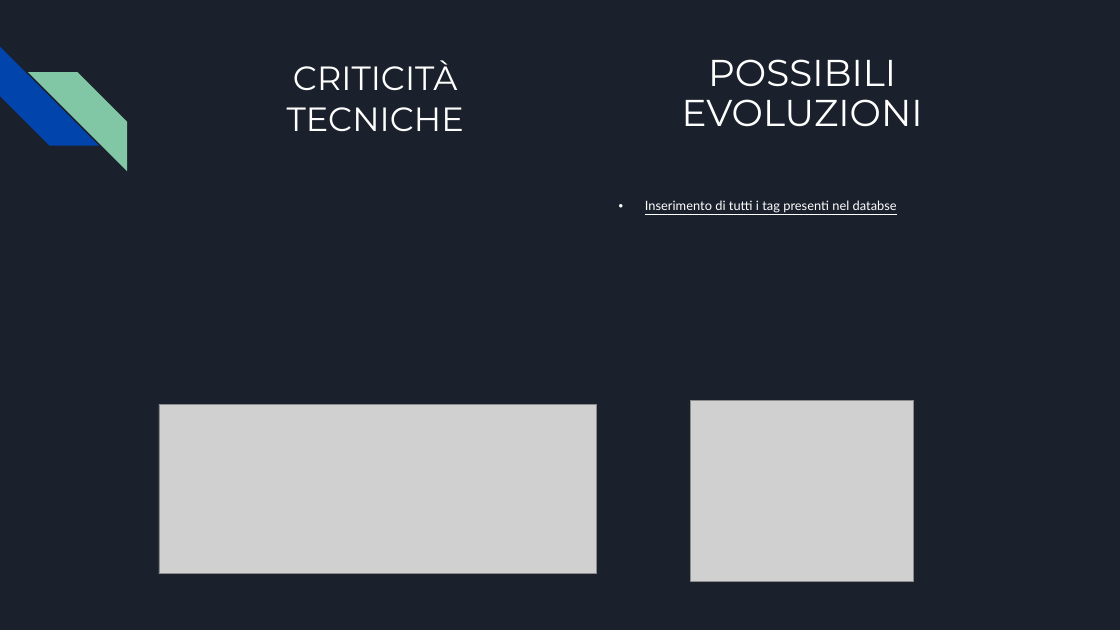
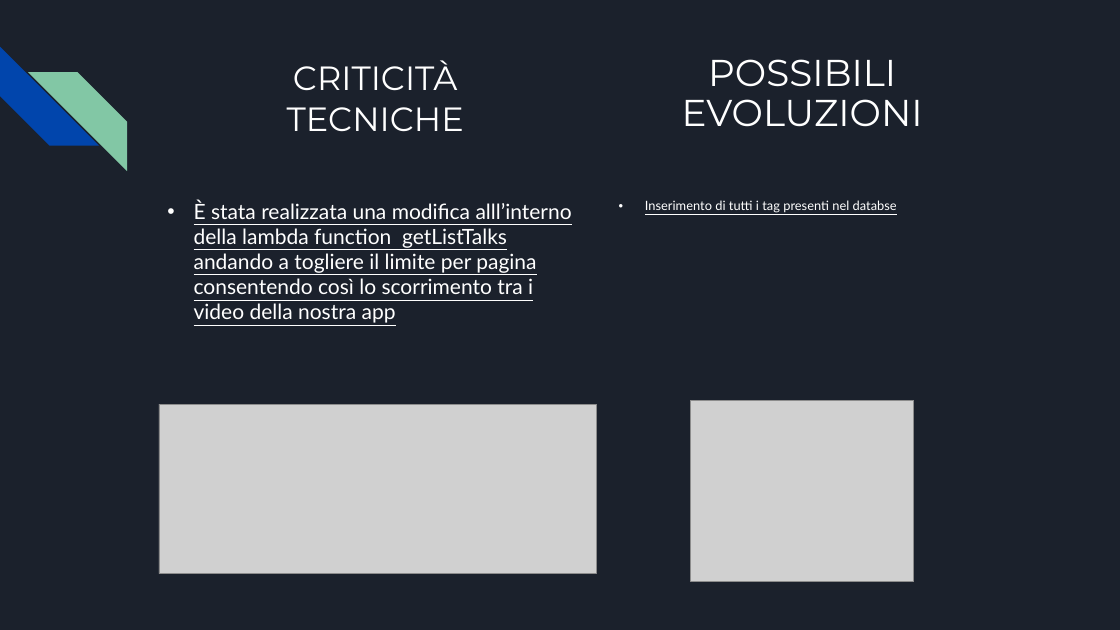
Before and after one commit to Gabriele-Mazzoleni/Progetti_Tec_Cloud_Mobile_2024, a slide deck: slide 8 of Parte 4/Presentazione TedxTok(parte 4).pptx. Drawn at 1120x630 pixels with LibreOffice and Linux fonts; fonts in the diff are those of the drawing; grey boxes stand for pictures. Boxes give left, top, right and bottom in pixels: in the first picture for what was removed or moved away, otherwise in the second. Text is boxed around its words. In the diff, an @@ line names an element or a change of style, - is before the commit and + after.

Commit message:
solo per ricordare,

```diff
--- a/Parte 4/Presentazione TedxTok(parte 4).pptx
+++ b/Parte 4/Presentazione TedxTok(parte 4).pptx
@@ text added at <box>194,200,572,323</box>, 18 pt, text #FFFFFF, underline @@
+• È stata realizzata una modifica alll’interno della lambda function getListTalks andando a togliere il limite per pagina consentendo così lo scorrimento tra i video della nostra app
```
